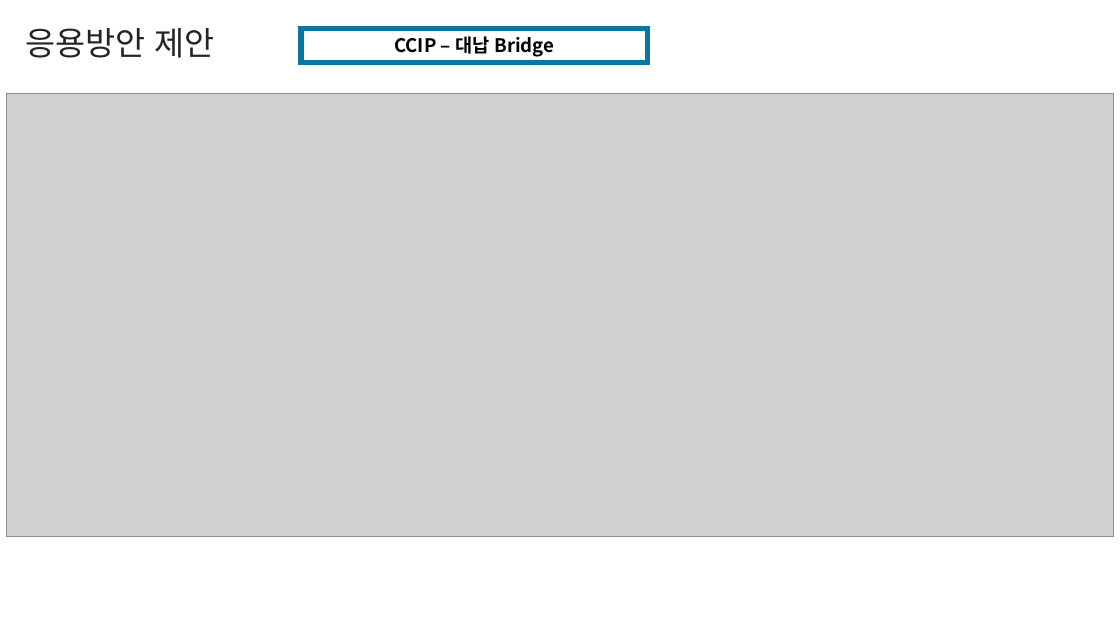
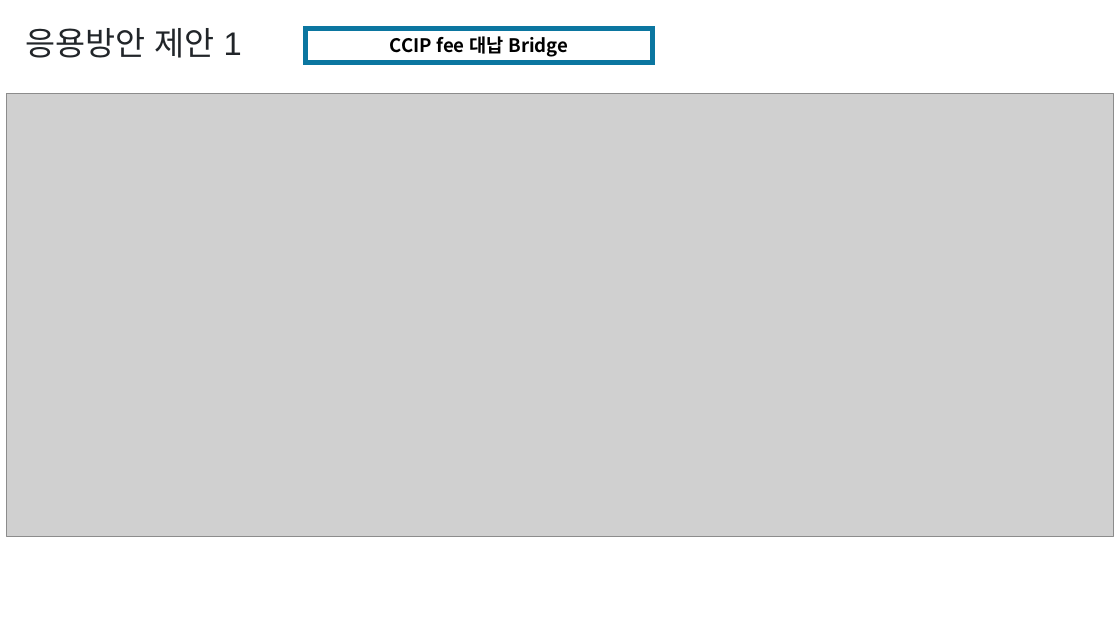
Before and after one commit to yyyljy/erc4337_alchemybundler, a slide deck: slide 16 of ERC4337.pptx. Drawn at 1120x630 pixels with LibreOffice and Linux fonts; fonts in the diff are those of the drawing; grey boxes stand for pictures. Boxes give left, top, right and bottom in pixels: in the first picture for what was removed or moved away, otherwise in the second. Text is boxed around its words. In the diff, an @@ line names an element or a change of style, - is before the commit and + after.

Commit message:
drawio ccip sequence 작성중, ppt 응용방안2(evm외 network bridge) 작성중

```diff
--- a/ERC4337.pptx
+++ b/ERC4337.pptx
@@ text at <box>25,28,242,58</box>: text changed @@
-응용방안 제안
+응용방안 제안 1
@@ rectangle "CCIP fee 대납 Bridge": place and size @@
-rectangle "CCIP fee 대납 Bridge" at <box>301,29,648,62</box>
+rectangle "CCIP fee 대납 Bridge" at <box>306,29,653,62</box>
@@ text in rectangle at <box>390,36,568,57</box>: text changed @@
-CCIP – 대납 Bridge
+CCIP fee 대납 Bridge
```
Also in this commit, not shown: 3 other slides changed, 1 slide added, 2 other files.
